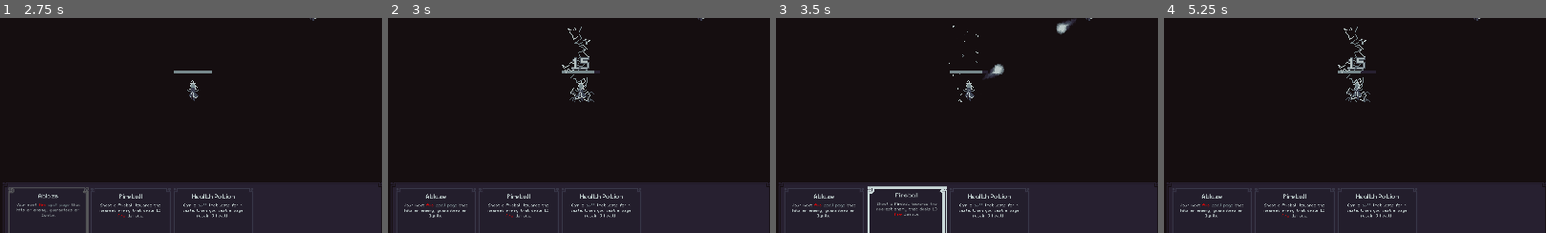
Above: before the commit, frames 1-4 (left to right).
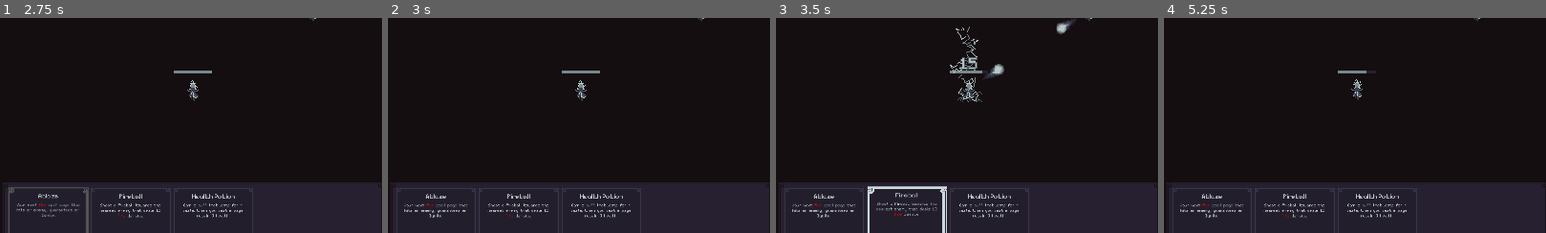
Above: after the commit, the same moments.

Repository: Jelmerrr/Grimoire
Game: Godot game, scene res://Scenes/TitleScreenScene.tscn
The game is run twice, just before and just after one commit, with the same random seed, the same clock (stepped at 60 frames per second) and the same inputs.
Inputs (mouse positions are % of the whole screen's width and height, from its top left):
- Up to frame 1 (2.75 s): click "Start Game" at 0.5 s; click "Fight!" at 1.25 s; click "Fight!" at 2 s
- Up to frame 2 (3 s): click "Fight!" at 2.75 s
- Up to frame 3 (3.5 s): no input
- Up to frame 4 (5.25 s): drag from (31, 86) to (50, 50) at 3.52 s; drag from (42, 86) to (50, 50) at 4.27 s; move the mouse to (53, 86) at 5.02 s; press the mouse at (53, 86) at 5.03 s
The pictures show only the part of the screen within x 25-75%, y 33-83%; the shares and areas given below are measured in that part.

Frame 1 is identical in both runs. In frame 2, 0.5% of the frame differs, in the area x 45-56%, y 4-40%; in frame 3, 0.5%, in the area x 45-54%, y 3-40%; in frame 4, 0.5%.

Commit message:
Small bugfix

Diff:
--- a/Resources/Enemy/Enemy Resources/TrainingDummy2.tres
+++ b/Resources/Enemy/Enemy Resources/TrainingDummy2.tres
@@ -10,7 +10,7 @@
 [sub_resource type="Resource" id="Resource_7gtu3"]
 script = ExtResource("3_u34jf")
 Pages = Array[ExtResource("2_v4so2")]([ExtResource("2_u34jf"), ExtResource("2_6j4ko")])
-CastSpeed = 0.75
+CastSpeed = 1.0
 metadata/_custom_type_script = "uid://djtj3q8sol68n"
 
 [resource]
--- a/Scripts/Controllers/EnemyController.gd
+++ b/Scripts/Controllers/EnemyController.gd
@@ -172,7 +172,6 @@
 
 	#If HP is below 0 or = 0, remove enemy from scene.
 	if currentHealth <= 0:
-		print("dead")
 		queue_free()
 
 func _input(event: InputEvent) -> void:
